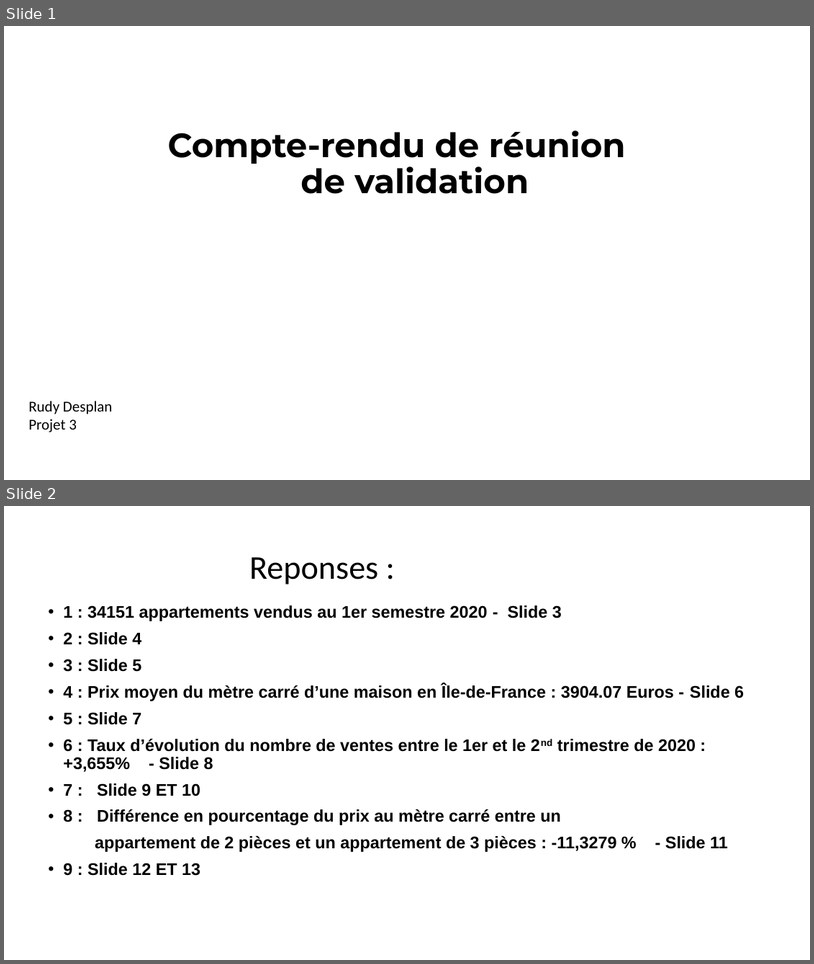
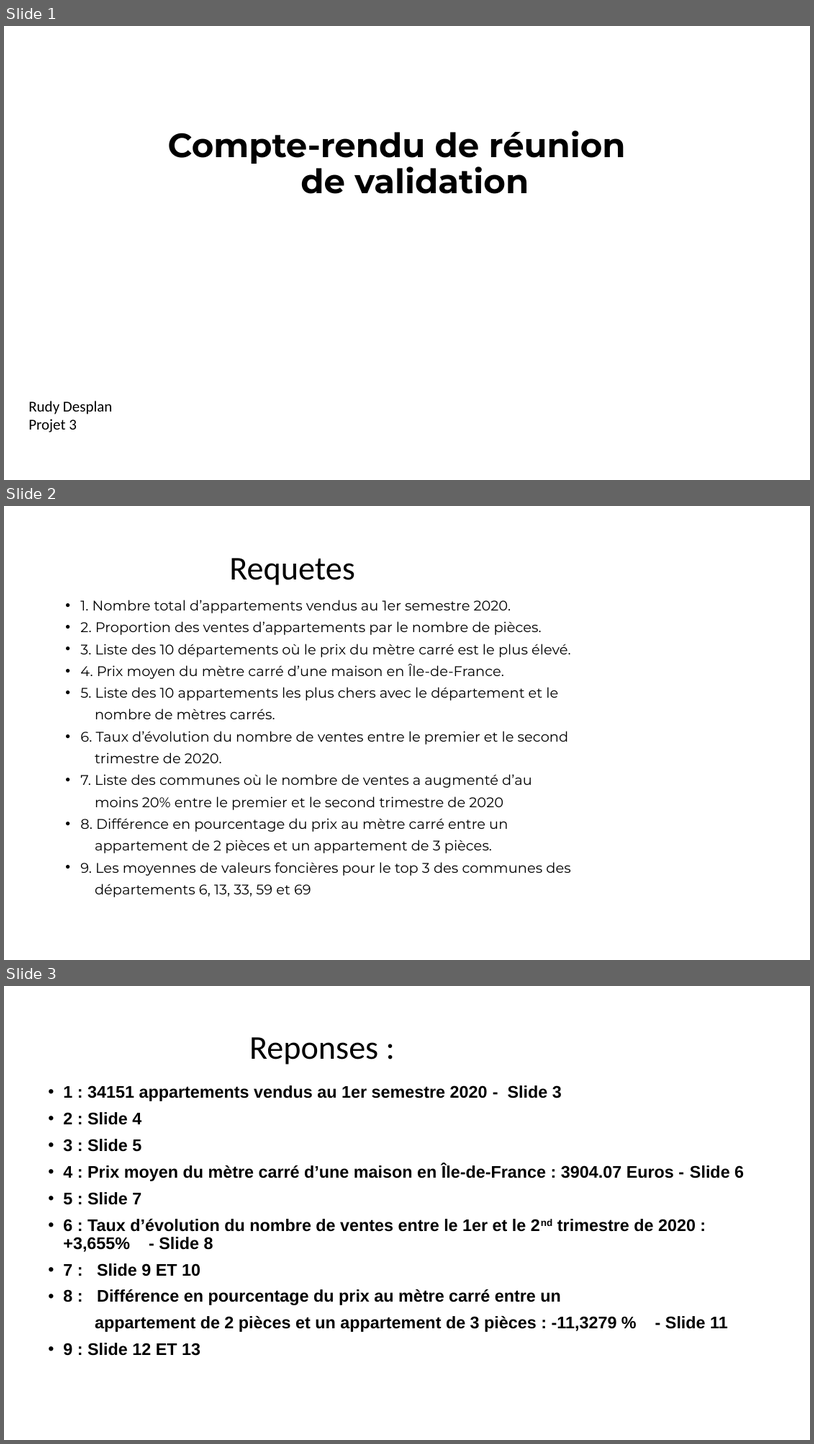
Before and after one commit to rudydesplan/OpenClassrooms-FRENCH, a slide deck: Project3/CR - REPONSES.pptx. Shown one above the other, each under a label of ours: slides 1 and 2 before the commit, slides 1, 2 and 3 after it. The pictures are 814x964 and 814x1444 pixels, drawn with LibreOffice and Linux fonts; fonts in the diff are those of the drawing. Boxes give left, top, right and bottom in pixels: in the first picture for what was removed or moved away, otherwise in the second. Text is boxed around its words. In the diff, an @@ line names an element or a change of style, - is before the commit and + after.

```diff
--- a/Project3/CR - REPONSES.pptx
+++ b/Project3/CR - REPONSES.pptx
@@ slide 2 added at [4, 506, 810, 960], background #FFFFFF @@
@@ title added at [229, 558, 355, 585], 39.6 pt, text #000000 @@
+Requetes
@@ text added at [80, 600, 571, 897], 16.6 pt, text #000000 @@
+• 1. Nombre total d’appartements vendus au 1er semestre 2020.
+• 2. Proportion des ventes d’appartements par le nombre de pièces.
+• 3. Liste des 10 départements où le prix du mètre carré est le plus élevé.
+• 4. Prix moyen du mètre carré d’une maison en Île-de-France.
+• 5. Liste des 10 appartements les plus chers avec le département et le
+nombre de mètres carrés.
+• 6. Taux d’évolution du nombre de ventes entre le premier et le second
+trimestre de 2020.
+• 7. Liste des communes où le nombre de ventes a augmenté d’au
+moins 20% entre le premier et le second trimestre de 2020
+• 8. Différence en pourcentage du prix au mètre carré entre un
+appartement de 2 pièces et un appartement de 3 pièces.
+• 9. Les moyennes de valeurs foncières pour le top 3 des communes des
+départements 6, 13, 33, 59 et 69
@@ what was slide 2 is now slide 3 @@
```
Also in this commit, not shown: 3 other files.
